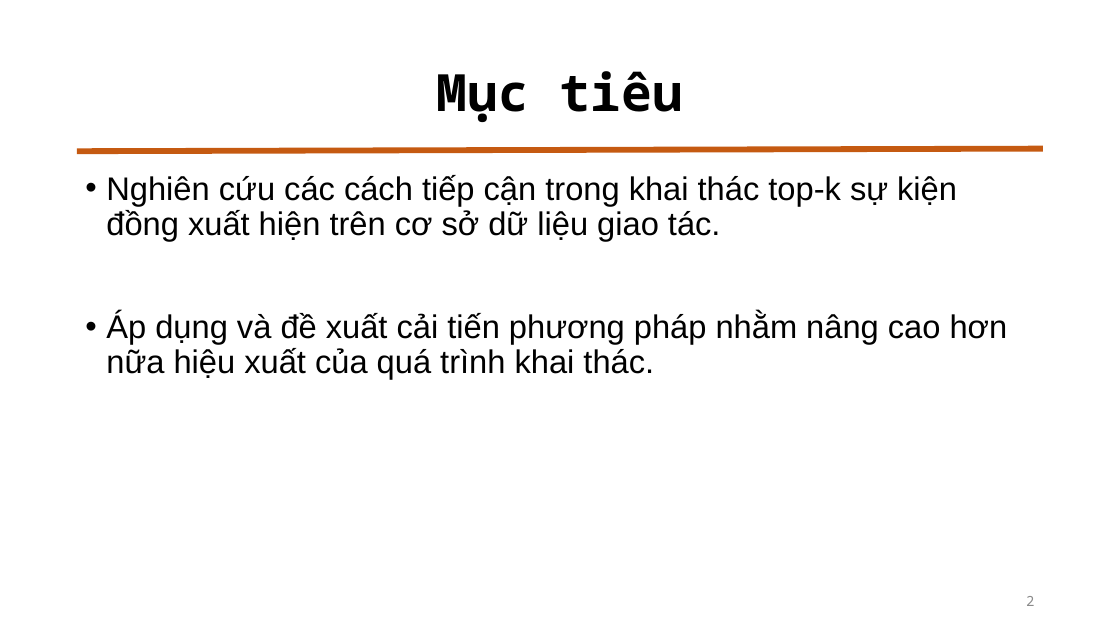
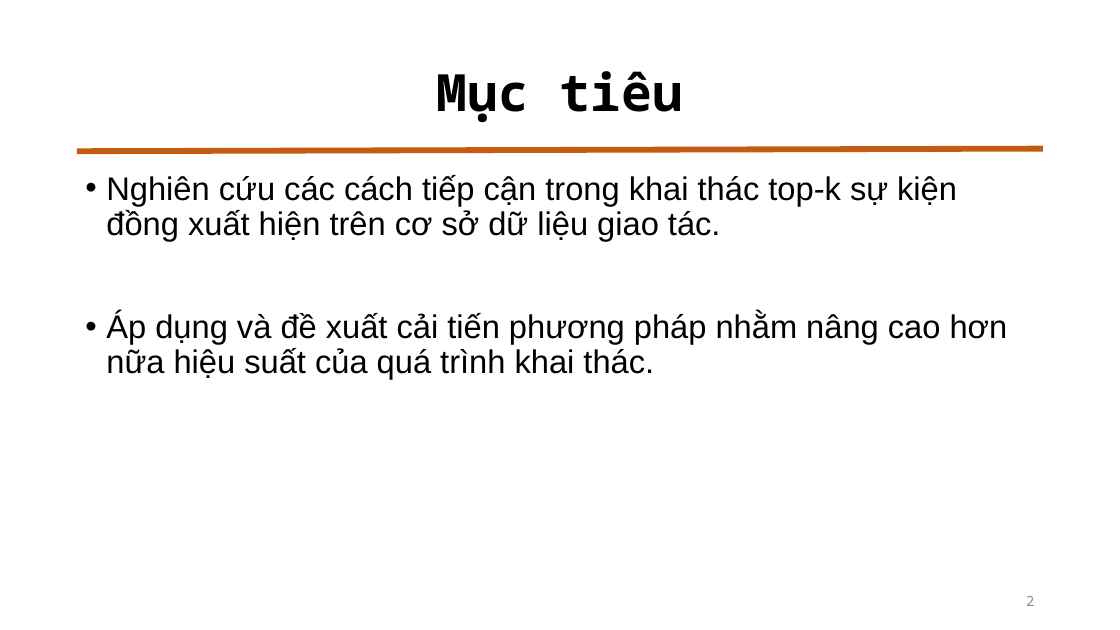
Before and after one commit to duychinhnguyenvn/Mining-Top-K-Co-Occurrence-Items, a slide deck: slide 2 of Slide Bao Cao.pptx. Drawn at 1120x630 pixels with LibreOffice and Linux fonts; fonts in the diff are those of the drawing. Boxes give left, top, right and bottom in pixels: in the first picture for what was removed or moved away, otherwise in the second. Text is boxed around its words. In the diff, an @@ line names an element or a change of style, - is before the commit and + after.

```diff
--- a/Slide Bao Cao.pptx
+++ b/Slide Bao Cao.pptx
@@ text at box(106, 312, 1008, 379): text changed @@
-• Áp dụng và đề xuất cải tiến phương pháp nhằm nâng cao hơn nữa hiệu xuất của quá trình khai thác.
+• Áp dụng và đề xuất cải tiến phương pháp nhằm nâng cao hơn nữa hiệu suất của quá trình khai thác.
```
Also in this commit, not shown: 9 other slides changed, 13 slides added.
